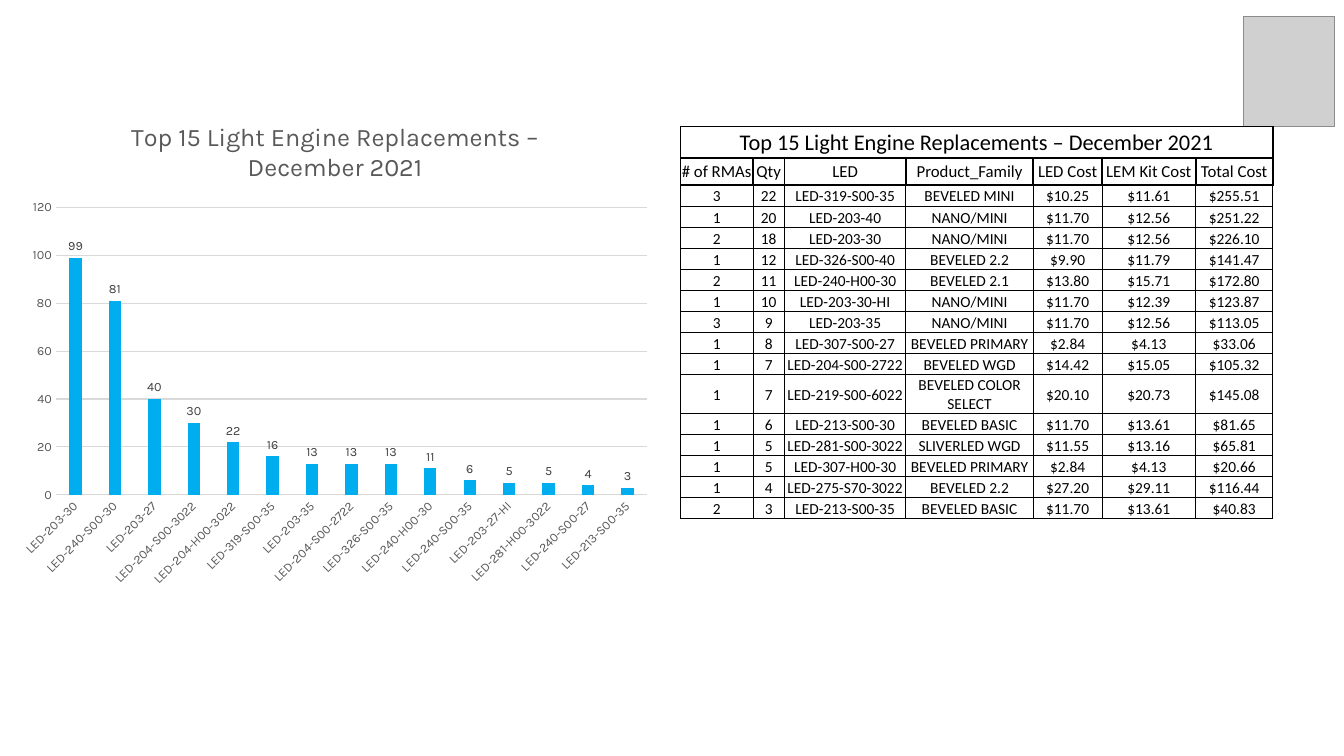
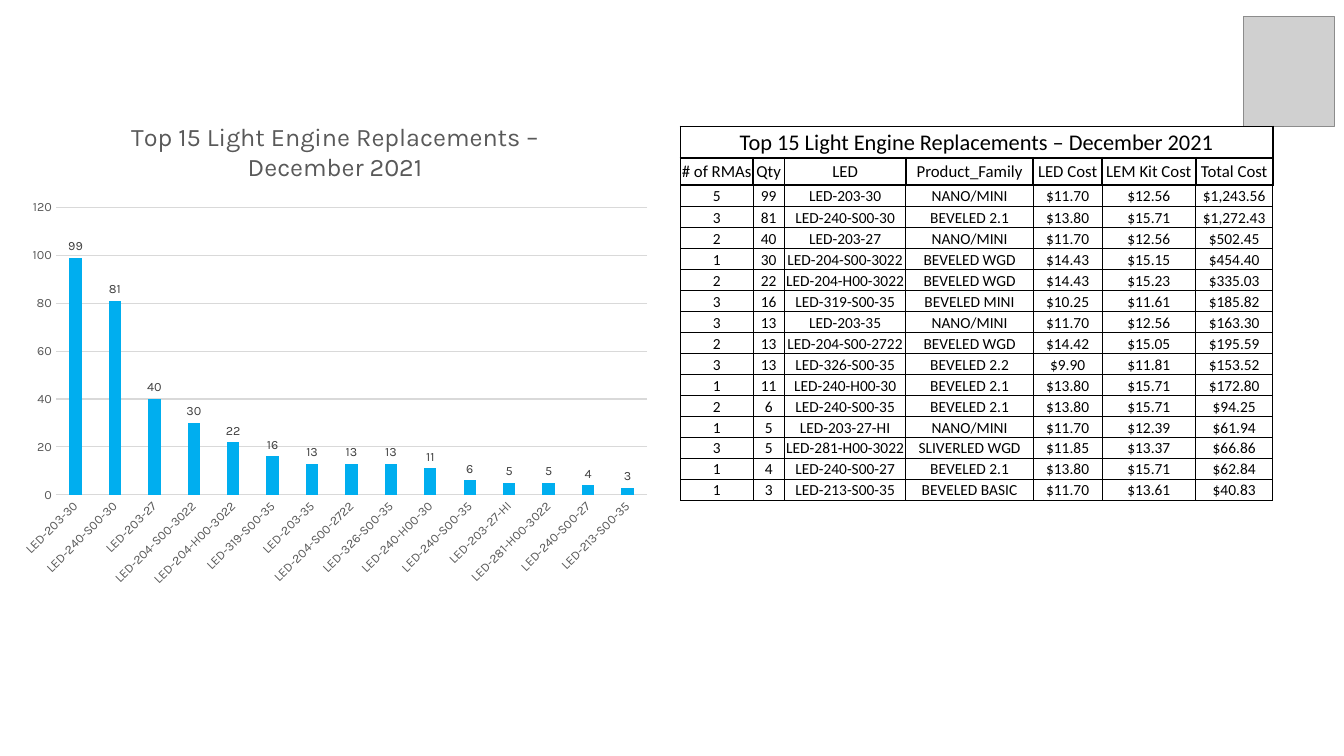
Before and after one commit to Vinladar/USAI, a slide deck: slide 3 of Code/Output/December_2021/TECH SUPPORT METRICS December.pptx. Drawn at 1344x756 pixels with LibreOffice and Linux fonts; fonts in the diff are those of the drawing; grey boxes stand for pictures; background and template pictures are left out. Boxes give left, top, right and bottom in pixels: in the first picture for what was removed or moved away, otherwise in the second. Text is boxed around its words. In the diff, an @@ line names an element or a change of style, - is before the commit and + after.

```diff
--- a/Code/Output/December_2021/TECH SUPPORT METRICS December.pptx
+++ b/Code/Output/December_2021/TECH SUPPORT METRICS December.pptx
@@ table at (681, 126, 1272, 501) @@
-row 3: 3 | 22 | LED-319-S00-35 | BEVELED MINI | $10.25 | $11.61 | $255.51
+row 3: 5 | 99 | LED-203-30 | NANO/MINI | $11.70 | $12.56 | $1,243.56
-row 4: 1 | 20 | LED-203-40 | NANO/MINI | $11.70 | $12.56 | $251.22
+row 4: 3 | 81 | LED-240-S00-30 | BEVELED 2.1 | $13.80 | $15.71 | $1,272.43
-row 5: 2 | 18 | LED-203-30 | NANO/MINI | $11.70 | $12.56 | $226.10
+row 5: 2 | 40 | LED-203-27 | NANO/MINI | $11.70 | $12.56 | $502.45
-row 6: 1 | 12 | LED-326-S00-40 | BEVELED 2.2 | $9.90 | $11.79 | $141.47
+row 6: 1 | 30 | LED-204-S00-3022 | BEVELED WGD | $14.43 | $15.15 | $454.40
-row 7: 2 | 11 | LED-240-H00-30 | BEVELED 2.1 | $13.80 | $15.71 | $172.80
+row 7: 2 | 22 | LED-204-H00-3022 | BEVELED WGD | $14.43 | $15.23 | $335.03
-row 8: 1 | 10 | LED-203-30-HI | NANO/MINI | $11.70 | $12.39 | $123.87
+row 8: 3 | 16 | LED-319-S00-35 | BEVELED MINI | $10.25 | $11.61 | $185.82
-row 9, column 2: 9
+row 9, column 2: 13
-row 9, column 7: $113.05
+row 9, column 7: $163.30
-row 10: 1 | 8 | LED-307-S00-27 | BEVELED PRIMARY | $2.84 | $4.13 | $33.06
+row 10: 2 | 13 | LED-204-S00-2722 | BEVELED WGD | $14.42 | $15.05 | $195.59
-row 11: 1 | 7 | LED-204-S00-2722 | BEVELED WGD | $14.42 | $15.05 | $105.32
+row 11: 3 | 13 | LED-326-S00-35 | BEVELED 2.2 | $9.90 | $11.81 | $153.52
-row 12: 1 | 7 | LED-219-S00-6022 | BEVELED COLOR SELECT | $20.10 | $20.73 | $145.08
+row 12: 1 | 11 | LED-240-H00-30 | BEVELED 2.1 | $13.80 | $15.71 | $172.80
-row 13: 1 | 6 | LED-213-S00-30 | BEVELED BASIC | $11.70 | $13.61 | $81.65
+row 13: 2 | 6 | LED-240-S00-35 | BEVELED 2.1 | $13.80 | $15.71 | $94.25
-row 14: 1 | 5 | LED-281-S00-3022 | SLIVERLED WGD | $11.55 | $13.16 | $65.81
+row 14: 1 | 5 | LED-203-27-HI | NANO/MINI | $11.70 | $12.39 | $61.94
-row 15: 1 | 5 | LED-307-H00-30 | BEVELED PRIMARY | $2.84 | $4.13 | $20.66
+row 15: 3 | 5 | LED-281-H00-3022 | SLIVERLED WGD | $11.85 | $13.37 | $66.86
-row 16: 1 | 4 | LED-275-S70-3022 | BEVELED 2.2 | $27.20 | $29.11 | $116.44
+row 16: 1 | 4 | LED-240-S00-27 | BEVELED 2.1 | $13.80 | $15.71 | $62.84
-row 17, column 1: 2
+row 17, column 1: 1
```
Also in this commit, not shown: 2 other slides changed, 20 other files.
